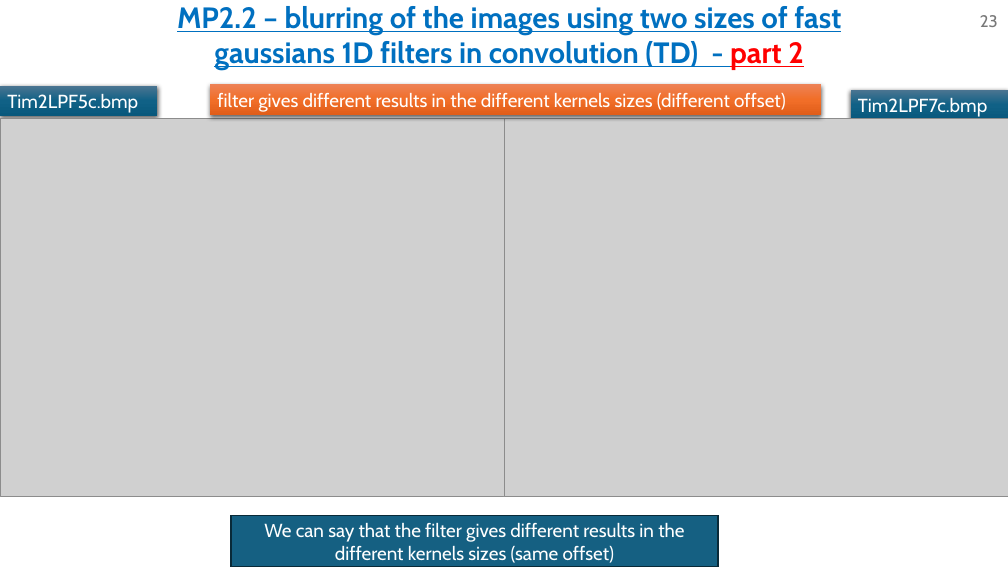
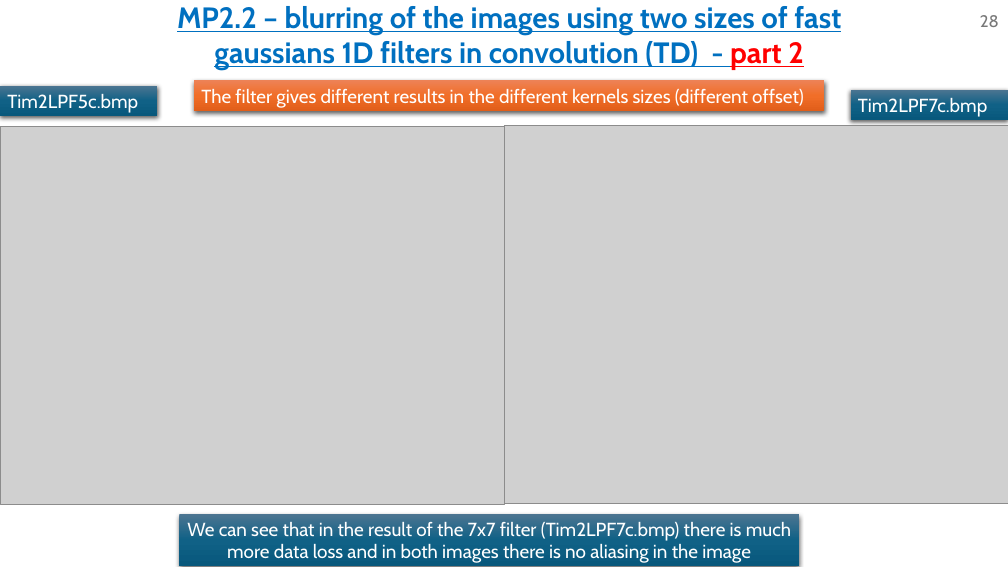
Before and after one commit to omripony/image-processing, a slide deck: slide 28 of MP2/1950-2210-7939-ImPr-IP-MP2.pptx (slide 23 before the commit). Drawn at 1008x567 pixels with LibreOffice and Linux fonts; fonts in the diff are those of the drawing; grey boxes stand for pictures. Boxes give left, top, right and bottom in pixels: in the first picture for what was removed or moved away, otherwise in the second. Text is boxed around its words. In the diff, an @@ line names an element or a change of style, - is before the commit and + after.

```diff
--- a/MP2/1950-2210-7939-ImPr-IP-MP2.pptx
+++ b/MP2/1950-2210-7939-ImPr-IP-MP2.pptx
@@ page number at [980, 15, 999, 27]: text changed @@
-23
+28
@@ rectangle "The filter gives different results ...": place and size @@
-rectangle "The filter gives different results ..." at [210, 85, 821, 115]
+rectangle "The filter gives different results ..." at [194, 80, 825, 110]
@@ text in rectangle at [201, 88, 804, 108]: text changed @@
-filter gives different results in the different kernels sizes (different offset)
+The filter gives different results in the different kernels sizes (different offset)
@@ picture: place and size @@
-picture at [0, 119, 504, 497]
+picture at [0, 126, 504, 504]
@@ picture: place and size @@
-picture at [504, 119, 1008, 497]
+picture at [504, 126, 1008, 504]
@@ rectangle "We can see that in ...": place and size @@
-rectangle "We can see that in ..." at [231, 516, 718, 567]
+rectangle "We can see that in ..." at [179, 514, 799, 566]
@@ rectangle "We can see that in ..." at [179, 514, 799, 566]: fill #156082 to gradient #4C7591 to #106287 to #09597D; outline #092A39 1.5 pt to none; shadow on @@
@@ text in rectangle at [187, 521, 791, 563]: text changed @@
-We can say that the filter gives different results in the different kernels sizes (same offset)
+We can see that in the result of the 7x7 filter (Tim2LPF7c.bmp) there is much more data loss and in both images there is no aliasing in the image
```
Also in this commit, not shown: 28 other slides changed, 10 slides added, 12 slides removed, 11 other files.
